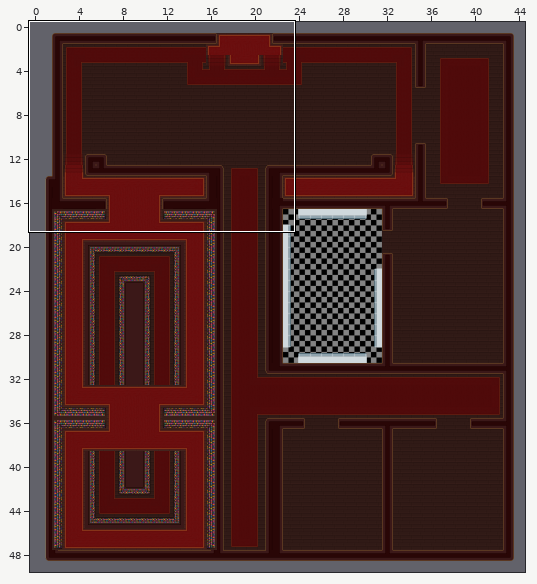
Two versions of a level (Tiled map, assets/Maps/MansionMap.tmx). The picture above shows the old version from afar; the outline marks the close-up.
Close-up. Earlier state:
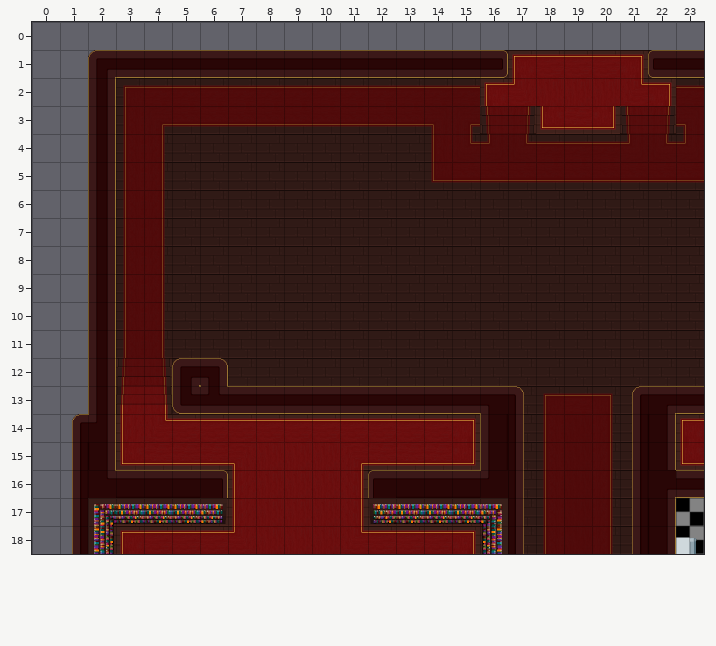
Cells are 64x64 px. Shown: x 0..23, y 0..18. The commit also changed other parts of the map, which this record leaves out. The old version is drawn lined up with the new one.
After:
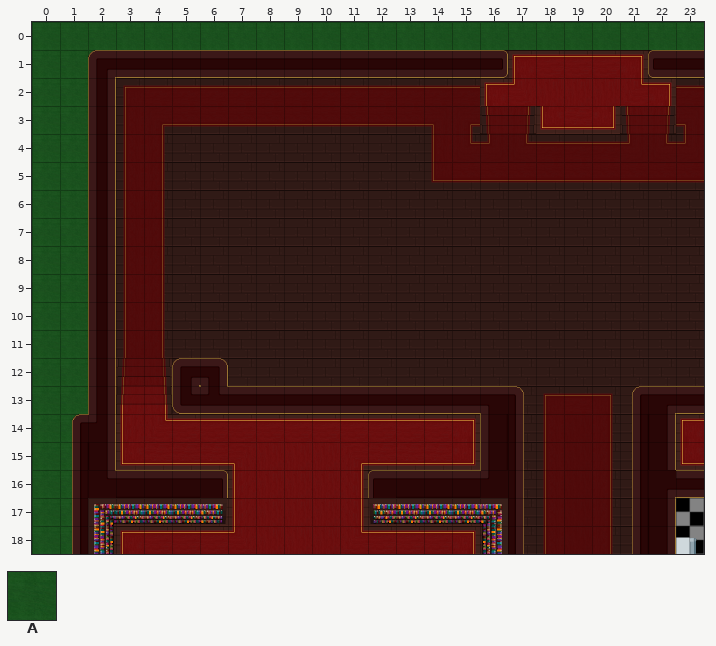
Key: from "Grass": A 0 "grass01".
_ is an empty cell.
What changed:
map size 43x48 -> 45x50 cells (old content now starts at 1,1; both pictures use the new coordinates)
Layer "ground":
Tile A is added in row 1 at x 2; in rows 13 to 18 at x 1.
Layer "walls":
Tile A is added in row 0 at x 0 to 23; in rows 1 to 12 at x 0 to 1; in rows 13 to 18 at x 0.
Where, in picture pixels (left, top, right, bottom), the same in both close-ups:
added: (32, 22, 704, 554)
